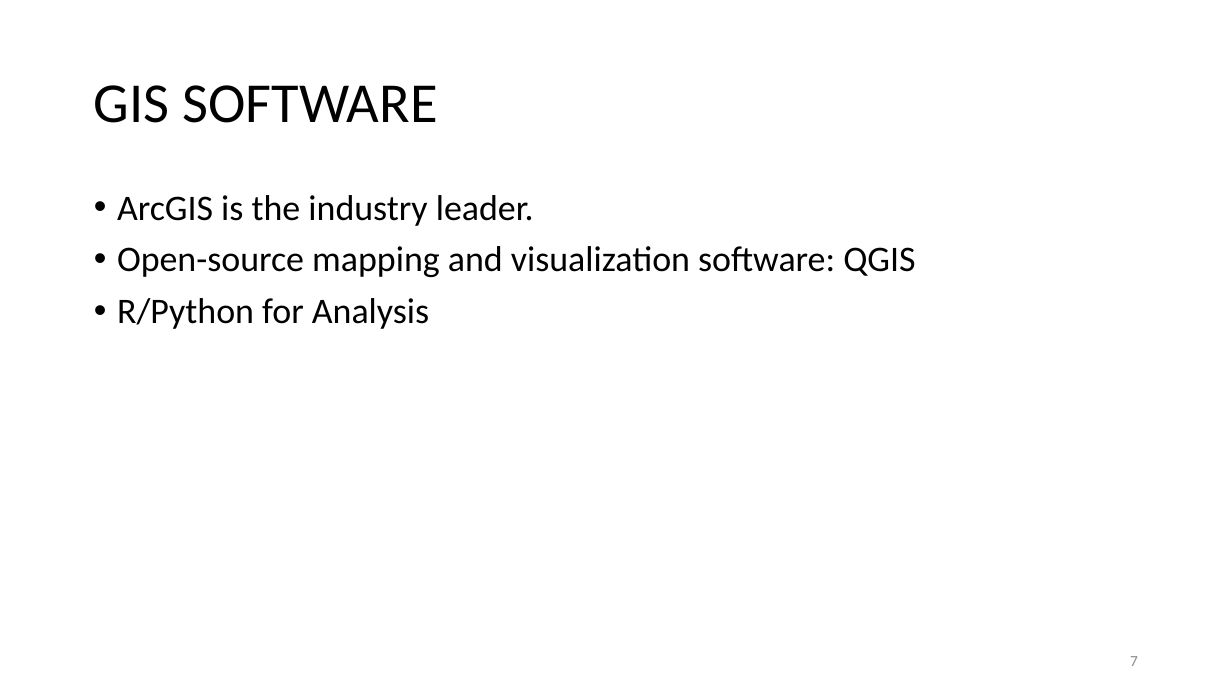
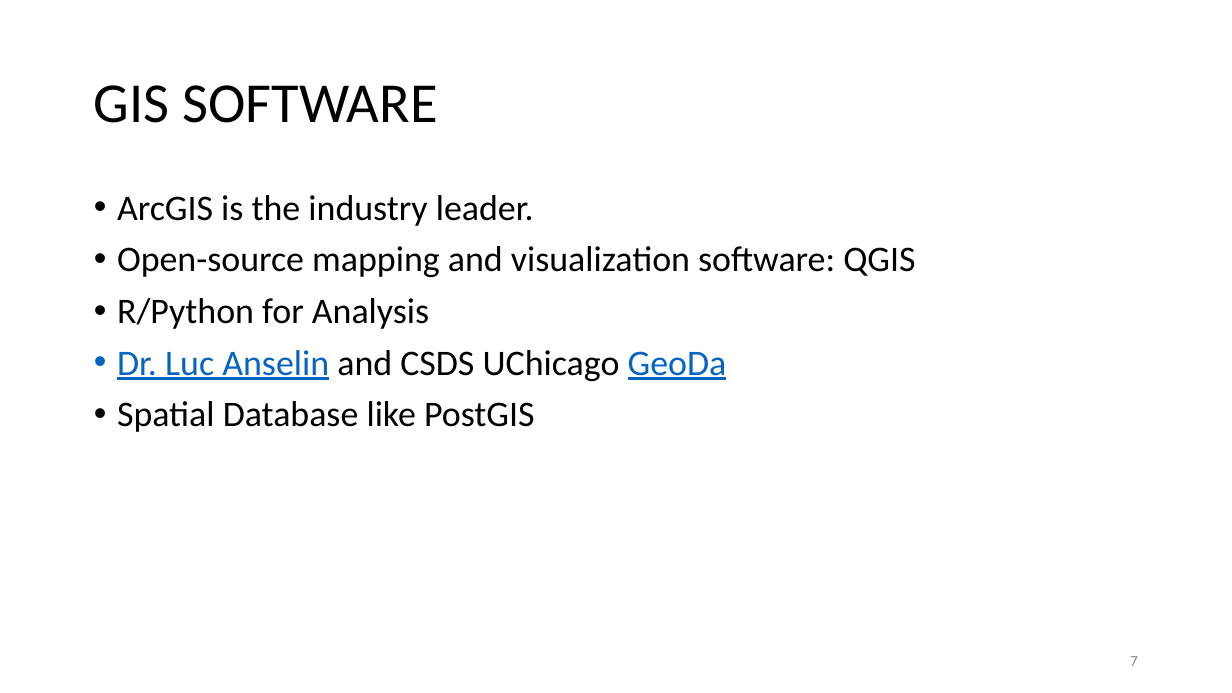
Before and after one commit to rcc-uchicago/SpatialStatistics_R, a slide deck: slide 7 of A QUICK INTRODUCTION TO SPATIAL STATISTICS.pptx. Drawn at 1232x693 pixels with LibreOffice and Linux fonts; fonts in the diff are those of the drawing. Boxes give left, top, right and bottom in pixels: in the first picture for what was removed or moved away, otherwise in the second. Text is boxed around its words. In the diff, an @@ line names an element or a change of style, - is before the commit and + after.

```diff
--- a/A QUICK INTRODUCTION TO SPATIAL STATISTICS.pptx
+++ b/A QUICK INTRODUCTION TO SPATIAL STATISTICS.pptx
@@ text at bbox=[117, 350, 727, 432]: paragraphs added @@
+• Dr. Luc Anselin and CSDS UChicago GeoDa
+• Spatial Database like PostGIS
```
Also in this commit, not shown: 4 other slides changed, 17 slides added, 5 other files.
